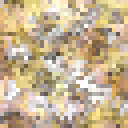
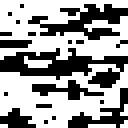
Layers edited between the first and the second w=128, h=128 image:
hid "nativeelectrum.png" over [0,0,128,128]
hid "quartz2.gif", moved it above "quartz1.gif" over [0,4,128,128]
hid "quartz1.gif", moved it above "platinum1.gif" over [0,0,128,128]
hid "quartz3.gif" over [0,4,128,128]
added layer "quartz2.gif copy" above "quartz3.gif copy" over [0,4,128,128]
added layer "quartz3.gif copy" above "Layer" over [0,4,128,128]
added layer "Layer" over [0,0,128,128]
